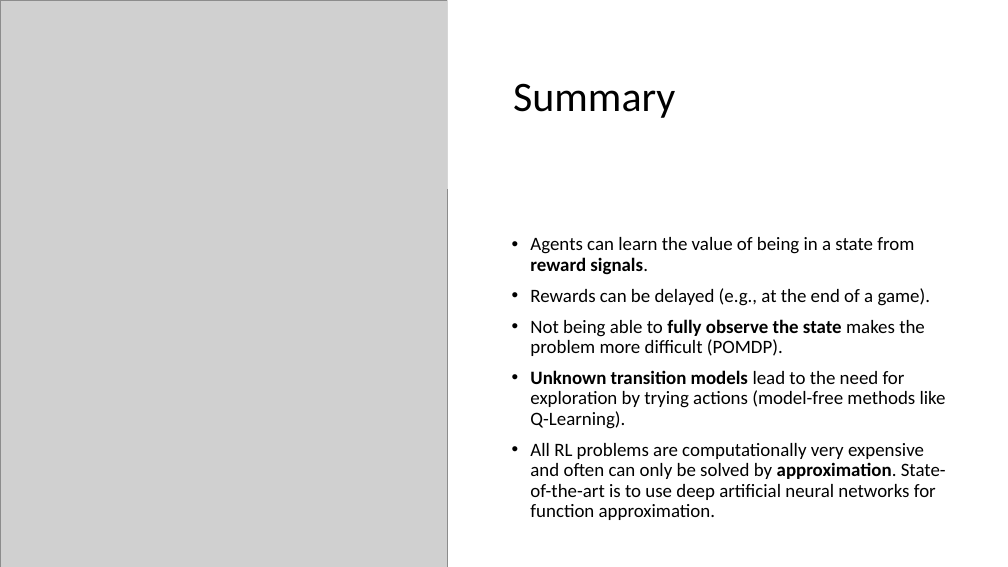
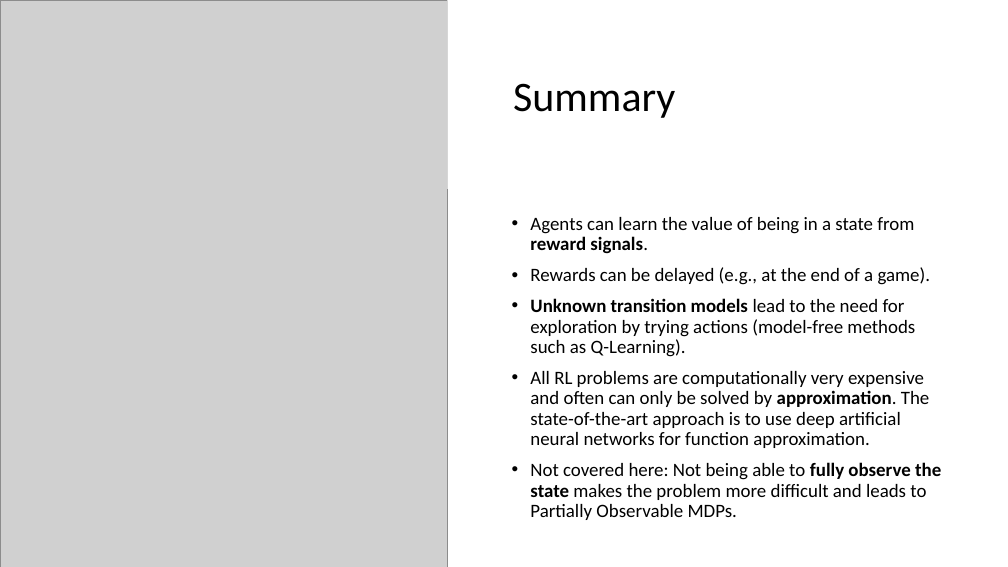
Before and after one commit to mhahsler/CS7320-AI, a slide deck: slide 22 of slides/22_Reinforcement_Learning.pptx (slide 21 before the commit). Drawn at 1008x567 pixels with LibreOffice and Linux fonts; fonts in the diff are those of the drawing; grey boxes stand for pictures. Boxes give left, top, right and bottom in pixels: in the first picture for what was removed or moved away, otherwise in the second. Text is boxed around its words. In the diff, an @@ line names an element or a change of style, - is before the commit and + after.

```diff
--- a/slides/22_Reinforcement_Learning.pptx
+++ b/slides/22_Reinforcement_Learning.pptx
@@ text at <box>530,298,941,520</box>: text changed @@
-• Not being able to fully observe the state makes the problem more difficult (POMDP).
-• Unknown transition models lead to the need for exploration by trying actions (model-free methods like Q-Learning).
-• All RL problems are computationally very expensive and often can only be solved by approximation. State-of-the-art is to use deep artificial neural networks for function approximation.
+• Unknown transition models lead to the need for exploration by trying actions (model-free methods such as Q-Learning).
+• All RL problems are computationally very expensive and often can only be solved by approximation. The state-of-the-art approach is to use deep artificial neural networks for function approximation.
+• Not covered here: Not being able to fully observe the state makes the problem more difficult and leads to Partially Observable MDPs.
```
Also in this commit, not shown: 11 other slides changed, 1 slide added, 22 other files.
